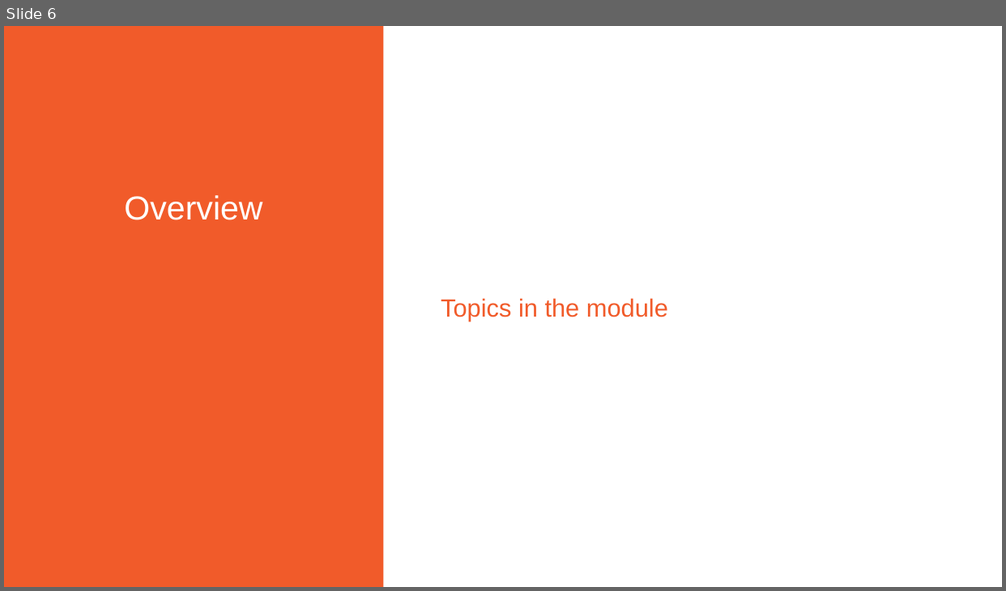
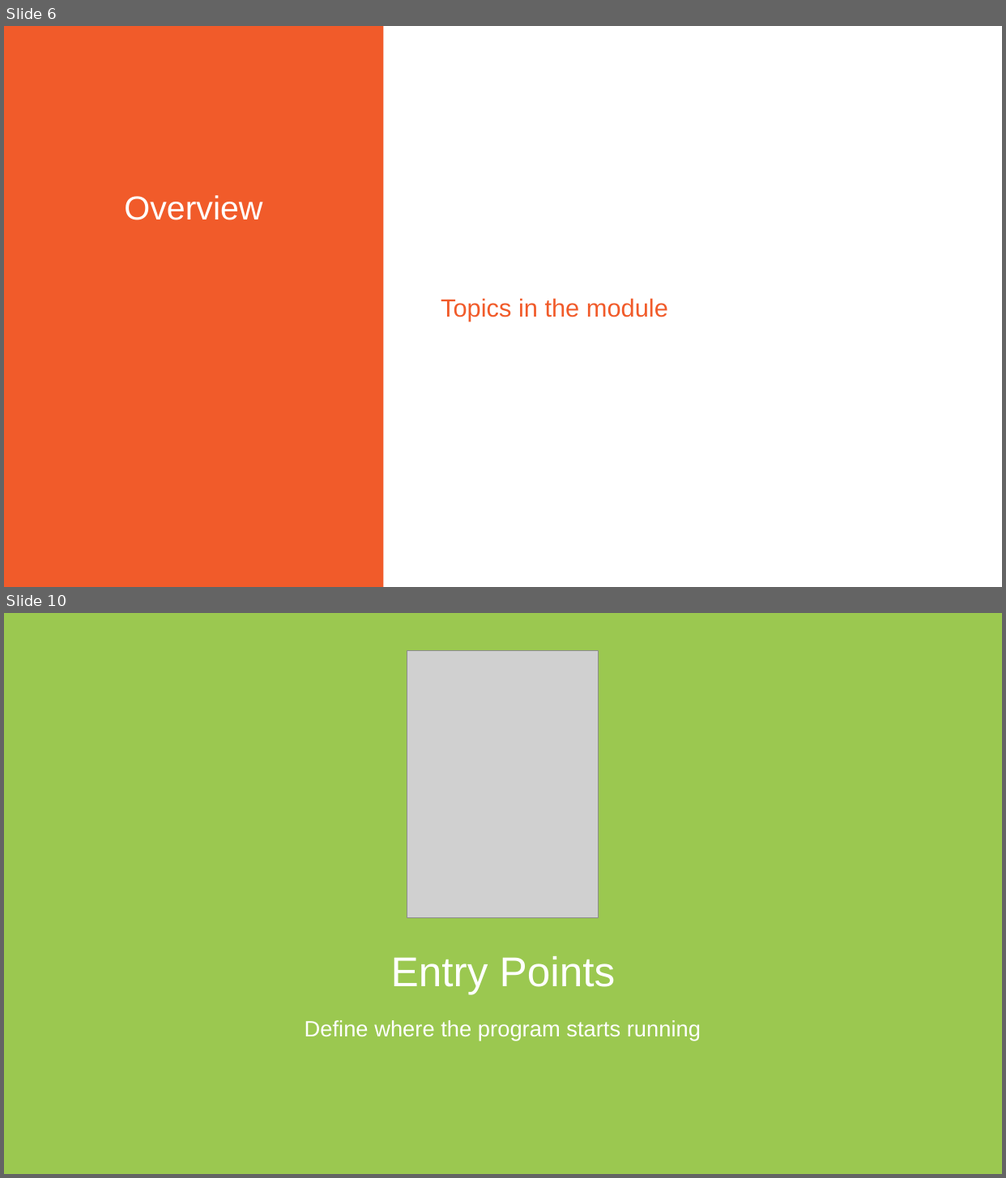
Before and after one commit to Pluralisght/fsharp-6-fundamentals, a slide deck: pres/wip.pptx. Shown one above the other, each under a label of ours: slide 6 before the commit, slides 6 and 10 after it; the slides between them are not shown. The pictures are 1006x591 and 1006x1178 pixels, drawn with LibreOffice and Linux fonts; fonts in the diff are those of the drawing; grey boxes stand for pictures; background and template pictures are left out. Boxes give left, top, right and bottom in pixels: in the first picture for what was removed or moved away, otherwise in the second. Text is boxed around its words. In the diff, an @@ line names an element or a change of style, - is before the commit and + after.

```diff
--- a/pres/wip.pptx
+++ b/pres/wip.pptx
@@ slide 10 added at bbox=[4, 613, 1002, 1174], background #9BC850 @@
@@ picture added at bbox=[407, 651, 599, 918] @@
@@ text added at bbox=[391, 956, 616, 995], 40 pt, text #FFFFFF @@
+Entry Points
@@ text added at bbox=[305, 1020, 701, 1041], 21.3 pt, text #FFFFFF @@
+Define where the program starts running
```
Also in this commit, not shown: 38 other slides added, 55 other files.
